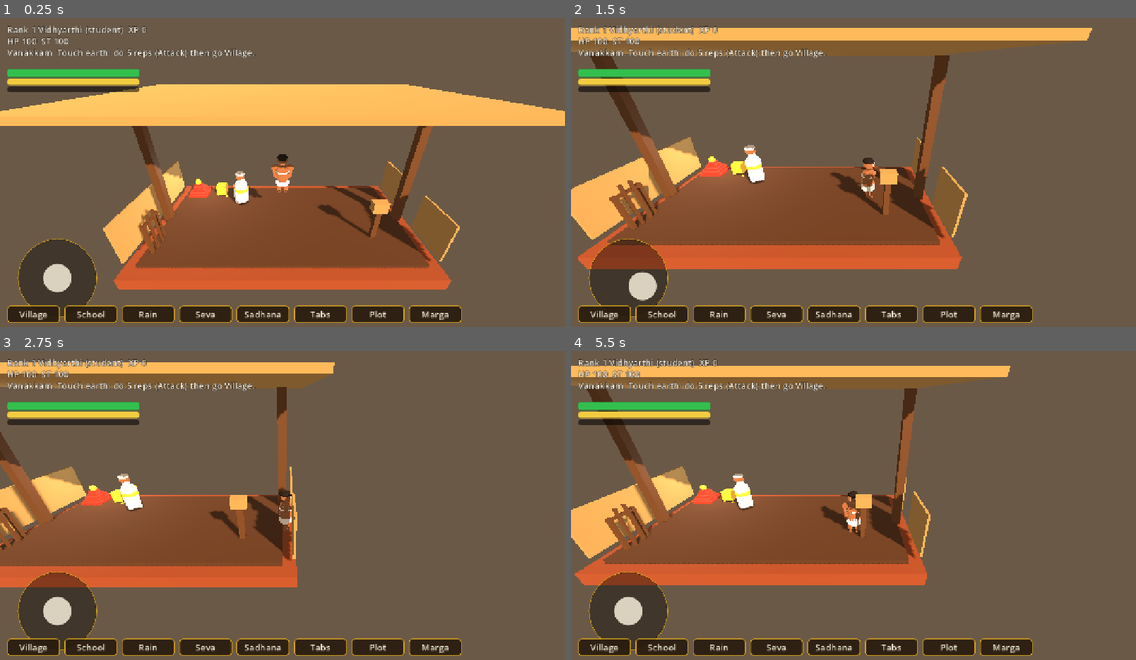
Above: before the commit, frames 1-4 (two rows, left to right).
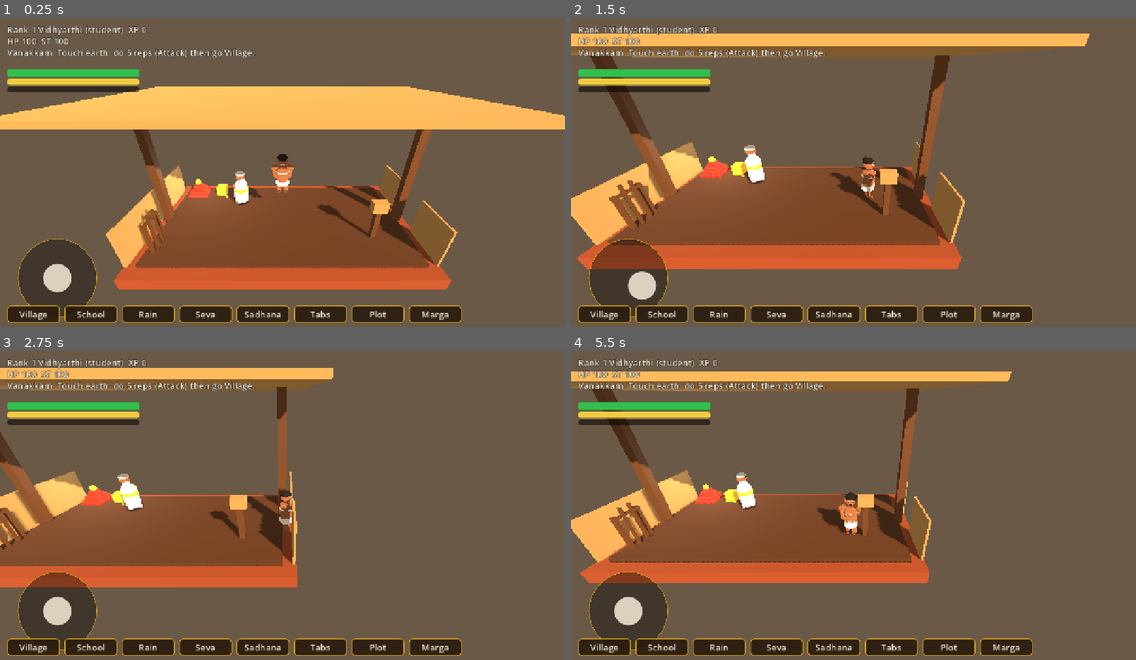
Above: after the commit, the same moments.

Repository: neerajaj96/kalari-game
Game: Godot game, scene res://scenes/main.tscn
The game is run twice, just before and just after one commit, with the same random seed, the same clock (stepped at 60 frames per second) and the same inputs.
Inputs (mouse positions are in pixels of both pictures, inside the frame that each line leads up to):
- Up to frame 1 (0.25 s): no input
- Up to frame 2 (1.5 s): move the mouse to (977, 160) at 0.52 s; hold Right (ui_right) 0.53-1.25 s; click (977, 160) at 0.67 s; drag from (740, 194) to (825, 240) at 1.27 s
- Up to frame 3 (2.75 s): move the mouse to (339, 440) at 2.02 s; hold Right (ui_right) from 2.03 s (still down); click (339, 440) at 2.17 s
- Up to frame 4 (5.5 s): release Right (ui_right) at 2.75 s; drag from (825, 573) to (684, 462) at 2.77 s; move the mouse to (1023, 558) at 3.52 s; hold Left (ui_left) 3.53-4.25 s; click (1023, 558) at 3.67 s; drag from (684, 462) to (768, 431) at 4.27 s; move the mouse to (881, 508) at 5.02 s; hold Down (ui_down) from 5.03 s (still down); click (881, 508) at 5.17 s

The runs differ from the first frame. In frame 1, 3.0% of the frame differs, in the area x 0-100%, y 21-82%; in frame 2, 5.1%; in frame 3, 3.0%; in frame 4, 7.6%, in the area x 0-78%, y 4-76%.

Commit message:
March seal: avatar micro-detail F1-F4 + torso/hands/teeth/arms, smallest-first bands, temple+pit shells, systems 1-12, HUD/camera/lighting C1-C4

Diff:
--- a/scenes/school.tscn
+++ b/scenes/school.tscn
@@ -60,7 +60,7 @@
 material = ExtResource("4")
 use_collision = true
 size = Vector3(1.2, 0.15, 1.2)
-position = Vector3(-5.5, -1.0, -2.5)
+position = Vector3(-5.5, -1.025, -2.5)
 
 [node name="PootharaT2" type="CSGBox3D" parent="."]
 material = ExtResource("4")
@@ -97,31 +97,31 @@
 material = ExtResource("5")
 use_collision = true
 size = Vector3(0.6, 0.6, 0.6)
-position = Vector3(-4.0, -0.7, -2.5)
+position = Vector3(-4.0, -0.8, -2.5)
 
 [node name="OlaWallE_N" type="CSGBox3D" parent="."]
 material = ExtResource("6")
 use_collision = true
 size = Vector3(0.1, 2.0, 2.2)
-position = Vector3(6.9, 0.0, -2.0)
+position = Vector3(6.9, -0.3, -2.0)
 
 [node name="OlaWallE_S" type="CSGBox3D" parent="."]
 material = ExtResource("6")
 use_collision = true
 size = Vector3(0.1, 2.0, 2.2)
-position = Vector3(6.9, 0.0, 2.0)
+position = Vector3(6.9, -0.3, 2.0)
 
 [node name="OlaWallW" type="CSGBox3D" parent="."]
 material = ExtResource("6")
 use_collision = true
 size = Vector3(0.1, 2.0, 6.4)
-position = Vector3(-6.9, 0.0, 0)
+position = Vector3(-6.9, -0.3, 0)
 
 [node name="Roof" type="CSGBox3D" parent="."]
 material = ExtResource("6")
 use_collision = true
 size = Vector3(15.0, 0.2, 8.6)
-position = Vector3(0, 5.4, 0)
+position = Vector3(0, 5.3, 0)
 
 [node name="Gurukkal" parent="." instance=ExtResource("8")]
 position = Vector3(-2.5, -1.1, -1.5)
@@ -186,17 +186,17 @@
 material = ExtResource("5")
 use_collision = true
 size = Vector3(0.12, 0.08, 0.12)
-position = Vector3(-3.0, -1.0, -1.8)
+position = Vector3(-3.0, -1.06, -1.8)
 
 [node name="Flower2" type="CSGBox3D" parent="."]
 material = ExtResource("5")
 size = Vector3(0.12, 0.08, 0.12)
-position = Vector3(-3.6, -1.0, -2.0)
+position = Vector3(-3.6, -1.06, -2.0)
 
 [node name="Flower3" type="CSGBox3D" parent="."]
 material = ExtResource("5")
 size = Vector3(0.12, 0.08, 0.12)
-position = Vector3(-4.2, -1.0, -2.2)
+position = Vector3(-4.2, -1.06, -2.2)
 
 [node name="Sun" type="DirectionalLight3D" parent="."]
 shadow_enabled = true
--- a/scenes/village.tscn
+++ b/scenes/village.tscn
@@ -62,7 +62,7 @@
 material = ExtResource("4")
 use_collision = true
 size = Vector3(4.6, 0.3, 4.6)
-position = Vector3(-8.0, 3.2, -6.0)
+position = Vector3(-8.0, 3.15, -6.0)
 rotation = Vector3(0, 0.785, 0)
 
 [node name="House2" type="CSGBox3D" parent="."]
@@ -75,7 +75,7 @@
 material = ExtResource("4")
 use_collision = true
 size = Vector3(4.6, 0.3, 4.6)
-position = Vector3(8.0, 3.2, -6.0)
+position = Vector3(8.0, 3.15, -6.0)
 rotation = Vector3(0, 0.785, 0)
 
 [node name="TempleComplex" type="Node3D" parent="."]
@@ -129,13 +129,13 @@
 material = ExtResource("12")
 use_collision = true
 size = Vector3(0.35, 1.4, 0.35)
-position = Vector3(1.7, 1.1, -0.85)
+position = Vector3(1.7, 1.3, -0.85)
 
 [node name="DwarapalakaR" type="CSGBox3D" parent="TempleComplex"]
 material = ExtResource("12")
 use_collision = true
 size = Vector3(0.35, 1.4, 0.35)
-position = Vector3(1.7, 1.1, 0.85)
+position = Vector3(1.7, 1.3, 0.85)
 
 [node name="Peetha" type="CSGBox3D" parent="TempleComplex"]
 material = ExtResource("12")
@@ -263,31 +263,31 @@
 material = ExtResource("4")
 use_collision = true
 size = Vector3(2.4, 0.15, 2.4)
-position = Vector3(-4.5, 1.9, -4.5)
+position = Vector3(-4.5, 1.875, -4.5)
 
 [node name="Vilakku1" type="CSGBox3D" parent="TempleComplex"]
 material = ExtResource("5")
 use_collision = true
 size = Vector3(0.25, 0.4, 0.25)
-position = Vector3(-4.0, 0.5, -5.5)
+position = Vector3(-4.0, 0.2, -5.5)
 
 [node name="Vilakku2" type="CSGBox3D" parent="TempleComplex"]
 material = ExtResource("5")
 use_collision = true
 size = Vector3(0.25, 0.4, 0.25)
-position = Vector3(-1.5, 0.5, -5.5)
+position = Vector3(-1.5, 0.2, -5.5)
 
 [node name="Vilakku3" type="CSGBox3D" parent="TempleComplex"]
 material = ExtResource("5")
 use_collision = true
 size = Vector3(0.25, 0.4, 0.25)
-position = Vector3(1.0, 0.5, -5.5)
+position = Vector3(1.0, 0.2, -5.5)
 
 [node name="Vilakku4" type="CSGBox3D" parent="TempleComplex"]
 material = ExtResource("5")
 use_collision = true
 size = Vector3(0.25, 0.4, 0.25)
-position = Vector3(3.5, 0.5, -5.5)
+position = Vector3(3.5, 0.2, -5.5)
 
 [node name="Balikkal" type="CSGBox3D" parent="TempleComplex"]
 material = ExtResource("8")
@@ -299,7 +299,7 @@
 material = ExtResource("4")
 use_collision = true
 size = Vector3(2.0, 0.15, 2.0)
-position = Vector3(9.0, 2.2, 0)
+position = Vector3(9.0, 1.3, 0)
 
 [node name="DwajaPole" type="CSGBox3D" parent="TempleComplex"]
 material = ExtResource("9")
@@ -326,10 +326,34 @@
 position = Vector3(12.5, 3.1, 1.5)
 
 [node name="KoothamBase" type="CSGBox3D" parent="TempleComplex"]
-material = ExtResource("12")
+material = ExtResource("8")
 use_collision = true
 size = Vector3(5.0, 0.4, 4.0)
 position = Vector3(9.0, 0.2, -8.5)
+
+[node name="KoothamP1" type="CSGBox3D" parent="TempleComplex"]
+material = ExtResource("9")
+use_collision = true
+size = Vector3(0.25, 2.3, 0.25)
+position = Vector3(6.8, 1.55, -10.2)
+
+[node name="KoothamP2" type="CSGBox3D" parent="TempleComplex"]
+material = ExtResource("9")
+use_collision = true
+size = Vector3(0.25, 2.3, 0.25)
+position = Vector3(11.2, 1.55, -10.2)
+
+[node name="KoothamP3" type="CSGBox3D" parent="TempleComplex"]
+material = ExtResource("9")
+use_collision = true
+size = Vector3(0.25, 2.3, 0.25)
+position = Vector3(6.8, 1.55, -6.8)
+
+[node name="KoothamP4" type="CSGBox3D" parent="TempleComplex"]
+material = ExtResource("9")
+use_collision = true
+size = Vector3(0.25, 2.3, 0.25)
+position = Vector3(11.2, 1.55, -6.8)
 
 [node name="KoothamRoof" type="CSGBox3D" parent="TempleComplex"]
 material = ExtResource("4")
@@ -463,7 +487,7 @@
 material = ExtResource("4")
 use_collision = true
 size = Vector3(1.2, 0.1, 1.2)
-position = Vector3(-8.0, 0.1, 8.5)
+position = Vector3(-8.0, 0.075, 8.5)
 
 [node name="HermitStone1" type="CSGBox3D" parent="."]
 material = ExtResource("12")
--- a/scripts/combat_state.gd
+++ b/scripts/combat_state.gd
@@ -45,6 +45,8 @@
 	return true
 
 func take_hit(dmg: float, is_marma: bool = false) -> void:
+	if state == S.DOWN:
+		return # corpses don't flinch
 	if state == S.BLOCK:
 		if stamina >= 8.0:
 			stamina -= 8.0
--- a/scripts/enemy_ai.gd
+++ b/scripts/enemy_ai.gd
@@ -2,6 +2,7 @@
 # Simple deterministic bandit AI: chase -> strike in range -> cooldown. No ML.
 
 const CombatState = preload("res://scripts/combat_state.gd")
+const FLASH_MAT = preload("res://materials/shrine_yellow.tres")
 
 @export var speed := 3.6
 @export var attack_range := 2.2
@@ -38,7 +39,7 @@
 	if body == null:
 		return
 	var orig = body.material_override
-	body.material_override = load("res://materials/shrine_yellow.tres")
+	body.material_override = FLASH_MAT
 	await get_tree().create_timer(0.1).timeout
 	if is_instance_valid(body):
 		body.material_override = orig
--- a/scripts/follow_camera.gd
+++ b/scripts/follow_camera.gd
@@ -23,9 +23,9 @@
 	var p := get_tree().get_first_node_in_group("player") as Node3D
 	if p:
 		var goal: Vector3 = p.global_position + offset
-		# Clamp to arena so we never show void
-		goal.x = clampf(goal.x, -8.0, 8.0)
-		goal.z = clampf(goal.z, -6.0, 12.0)
+		# Clamp to village bounds (pit sits inside them) so we never show void.
+		goal.x = clampf(goal.x, -13.0, 13.0)
+		goal.z = clampf(goal.z, -12.0, 14.0)
 		global_position = global_position.lerp(goal, minf(1.0, follow_speed * delta))
 	trauma = maxf(0.0, trauma - delta * 1.6)
 	if trauma > 0.0:
--- a/scripts/gurukkal_zone.gd
+++ b/scripts/gurukkal_zone.gd
@@ -13,17 +13,25 @@
 ]
 
 var _visits := 0
+var _cool := 0.0
 
 func _ready() -> void:
 	body_entered.connect(_on_body)
 
+func _process(delta: float) -> void:
+	if _cool > 0.0:
+		_cool = maxf(0.0, _cool - delta)
+
 func _on_body(b: Node) -> void:
 	if not b.is_in_group("player"):
 		return
+	if _cool > 0.0:
+		return
+	_cool = 8.0
 	_visits += 1
 	var game = get_tree().get_first_node_in_group("game")
 	var rank := 1
-	if game and game.get("xp_rank") != null:
+	if game and game.get("xp_rank") != null and game.xp_rank.get("rank") != null:
 		rank = game.xp_rank.rank
 	var hud = get_tree().get_first_node_in_group("hud")
 	if hud and hud.has_method("say"):
--- a/scripts/hermitage_zone.gd
+++ b/scripts/hermitage_zone.gd
@@ -20,4 +20,6 @@
 	var game = get_tree().get_first_node_in_group("game")
 	if game == null or game.get("sadhana") == null:
 		return
+	if not game.sadhana.has_method("set_zone") or not game.sadhana.has_method("is_in_temple"):
+		return
 	game.sadhana.set_zone(v, game.sadhana.is_in_temple())
--- a/scripts/hud.gd
+++ b/scripts/hud.gd
@@ -17,6 +17,9 @@
 
 var _last_hp := 100.0
 var _flash := 0.0
+var _last_hp_text := ""
+var _last_xp_text := ""
+var _boot_warned := false
 var _boot_t := 0.0
 var _boot_checked := false
 var _moves: Array = []
@@ -249,6 +252,13 @@
 			tabs_panel.visible = true
 			return
 
+func _deadzone(v: Vector2) -> Vector2:
+	# 0.15 stick deadzone; rescale so full deflection still reaches 1.0.
+	var l := v.length()
+	if l < 0.15:
+		return Vector2.ZERO
+	return v.normalized() * minf(1.0, (l - 0.15) / 0.85)
+
 func _input(event: InputEvent) -> void:
 	if event is InputEventMouseButton and event.button_index == MOUSE_BUTTON_LEFT:
 		# PC mouse mirrors touch so the comment 'works with mouse' holds.
@@ -265,9 +275,7 @@
 				knob.position = Vector2(58, 58)
 		return
 	if event is InputEventMouseMotion and joy_id == -2:
-		var md: Vector2 = (event.position - joy_origin) / 90.0
-		if md.length() > 1.0:
-			md = md.normalized()
+		var md: Vector2 = _deadzone((event.position - joy_origin) / 90.0)
 		if player:
 			player.set_move(Vector2(md.x, md.y))
 		if knob:
@@ -286,9 +294,7 @@
 			if knob:
 				knob.position = Vector2(58, 58)
 	elif event is InputEventScreenDrag and event.index == joy_id:
-		var d: Vector2 = (event.position - joy_origin) / 90.0
-		if d.length() > 1.0:
-			d = d.normalized()
+		var d: Vector2 = _deadzone((event.position - joy_origin) / 90.0)
 		# Screen y-down -> world z-down mapping
 		if player:
 			player.set_move(Vector2(d.x, d.y))
@@ -298,22 +304,33 @@
 func _process(_delta: float) -> void:
 	if not _boot_checked:
 		_boot_t += _delta
-		if _boot_t >= 2.0:
+		var w0 = get_tree().get_first_node_in_group("world")
+		var loaded := w0 != null and w0.get("current") != null
+		if loaded:
 			_boot_checked = true
-			var w = get_tree().get_first_node_in_group("world")
-			if w == null or w.get("current") == null:
-				say("BOOT ERROR: 3D world failed to load. Note this text and report it.")
-				return
+		elif _boot_t >= 6.0:
+			_boot_checked = true
+			say("BOOT ERROR: 3D world failed to load. Note this text and report it.")
+			return
+		elif _boot_t >= 2.0 and not _boot_warned:
+			_boot_warned = true
+			say("Loading Kalari... (slow storage, hold on)")
 	# Keyboard fallback
 	if player and joy_id == -1:
 		var kv := Input.get_vector("ui_left", "ui_right", "ui_up", "ui_down")
 		if kv.length() > 0.05:
 			player.set_move(kv)
-	if player and xp and player.get("combat") != null:
+	if player and xp and player.get("combat") != null and xp.has_method("title") and xp.get("rank") != null:
 		var hp: float = player.combat.hp
 		var st: float = player.combat.stamina
-		hp_label.text = "HP %.0f  ST %.0f" % [hp, st]
-		xp_label.text = "Rank %d %s  XP %d" % [xp.rank, xp.title(), xp.xp]
+		var hp_text := "HP %.0f  ST %.0f" % [hp, st]
+		if hp_text != _last_hp_text:
+			_last_hp_text = hp_text
+			hp_label.text = hp_text
+		var xp_text := "Rank %d %s  XP %d" % [xp.rank, xp.title(), xp.xp]
+		if xp_text != _last_xp_text:
+			_last_xp_text = xp_text
+			xp_label.text = xp_text
 		if player.has_method("set_rank"):
 			player.set_rank(xp.rank)
 		hp_bar.value = hp
--- a/scripts/lamp_flicker.gd
+++ b/scripts/lamp_flicker.gd
@@ -11,9 +11,8 @@
 	# RankSash, enemy flash and Koombi too.
 	var src: StandardMaterial3D = load("res://materials/shrine_yellow.tres")
 	_glow_mat = src.duplicate()
-	var lamp_mesh := get_node_or_null("../GarbhaDeepam") as MeshInstance3D
-	if lamp_mesh == null:
-		lamp_mesh = get_node_or_null("../Koombi") as MeshInstance3D
+	# Koombi dome carries the glow (only shrine mesh in the school scene).
+	var lamp_mesh := get_node_or_null("../Koombi") as MeshInstance3D
 	if lamp_mesh:
 		lamp_mesh.material_override = _glow_mat
 
--- a/scripts/lighting_preset.gd
+++ b/scripts/lighting_preset.gd
@@ -11,6 +11,9 @@
 var day_t := 0.35
 var storm := 0.0
 var _storm_goal := 0.0
+var _frame_t := 0.0
+var _last_rain := -1
+var _last_lamp := -1.0
 
 # sun_rot, sun_energy, sun_color, ambient_color, ambient_energy, bg, fog_density
 const KEYS := [
@@ -26,15 +29,19 @@
 	_apply_frame()
 
 func _process(delta: float) -> void:
+	# 2Hz throttle: light moves too slowly to need per-frame writes, and
+	# rain.amount reallocs on change — never touch it 60x/sec.
 	var dirty := false
 	if cycle:
 		day_t = fmod(day_t + delta / day_length, 1.0)
-		dirty = true
 	if not is_equal_approx(storm, _storm_goal):
 		storm = lerpf(storm, _storm_goal, minf(1.0, 2.0 * delta))
 		dirty = true
-	if dirty:
-		_apply_frame()
+	_frame_t += delta
+	if cycle or dirty:
+		if _frame_t >= 0.5:
+			_frame_t = 0.0
+			_apply_frame()
 
 func apply(p: int) -> void:
 	# Instant jump (kept for Rain toggle + plot callers).
@@ -98,12 +105,18 @@
 		env.ambient_light_energy = f[4]
 		env.background_color = f[5]
 		env.fog_density = f[6]
-	# Lamp auto-light after dusk + storm gloom.
+	# Lamp auto-light after dusk + storm gloom (write only on change).
 	var lamp = get_node_or_null("Lamp")
 	if lamp and lamp.get("base") != null:
 		var night: float = clampf((day_t - 0.75) / 0.2, 0.0, 1.0)
-		lamp.base = 1.3 + night * 0.4 + storm * 0.2
-	# Rain heaviness follows storm.
+		var want_lamp: float = 1.3 + night * 0.4 + storm * 0.2
+		if not is_equal_approx(want_lamp, _last_lamp):
+			_last_lamp = want_lamp
+			lamp.base = want_lamp
+	# Rain heaviness follows storm (amount reallocates — write only on change).
 	var rain = get_node_or_null("Rain") as CPUParticles3D
 	if rain:
-		rain.amount = int(lerpf(150.0, 300.0, storm))
+		var want_rain := int(lerpf(150.0, 300.0, storm))
+		if want_rain != _last_rain:
+			_last_rain = want_rain
+			rain.amount = want_rain
--- a/scripts/market_zone.gd
+++ b/scripts/market_zone.gd
@@ -12,7 +12,7 @@
 
 func _process(delta: float) -> void:
 	_t += delta
-	if _t < 3.0:
+	if _t < 8.0:
 		return
 	_t = 0.0
 	for b in get_overlapping_bodies():
--- a/scripts/player.gd
+++ b/scripts/player.gd
@@ -99,7 +99,7 @@
 	if not in_school:
 		return
 	var n: int = game.quest_log.add_reps(1)
-	if game.get("xp_rank") != null:
+	if game.get("xp_rank") != null and game.xp_rank.has_method("add_xp"):
 		if n == 5:
 			game.xp_rank.add_xp(120)
 			_say("5 reps! Gurukkal nods. First quest done (+120 XP). Go Village.")
@@ -251,7 +251,7 @@
 	head.position.x = sin(_bob_t) * 0.02
 
 func _deal_melee_delayed() -> void:
-	await get_tree().create_timer(0.12).timeout
+	await get_tree().create_timer(0.12, true, false, true).timeout
 	if is_inside_tree():
 		_deal_melee()
 
@@ -274,7 +274,7 @@
 		# Marma if player is behind enemy (enemy facing away)
 		var e_fwd: Vector3 = -e.global_transform.basis.z
 		e_fwd.y = 0.0
-		var behind: bool = e_fwd.normalized().dot((-to).normalized()) < -0.3
+		var behind: bool = e_fwd.normalized().dot((-to).normalized()) < -0.5
 		if e.has_method("apply_hit"):
 			e.apply_hit(cur_damage * _buff_marma, behind)
 			if behind:
--- a/scripts/quests.gd
+++ b/scripts/quests.gd
@@ -6,6 +6,7 @@
 var reps: int = 0
 var q02_done := false
 var q03_done := false
+var _shamed := false
 
 func _ready() -> void:
 	var f := FileAccess.open("res://data/quests.json", FileAccess.READ)
@@ -18,13 +19,14 @@
 func add_kill(marma: bool = false) -> int:
 	kills += 1
 	var game = get_tree().get_first_node_in_group("game")
-	if game == null or game.get("xp_rank") == null:
+	if game == null or game.get("xp_rank") == null or not game.xp_rank.has_method("add_xp"):
 		return kills
 	if kills >= 1 and not q02_done and not marma:
 		q02_done = true
 		game.xp_rank.add_xp(150)
 		_say("Quest q02 done openly (+150 XP). No hidden knife — Unniyarcha nods.")
-	elif kills >= 1 and not q02_done and marma:
+	elif kills >= 1 and not q02_done and marma and not _shamed:
+		_shamed = true
 		_say("Back-stab pays marma XP, but q02 needs an open kill.")
 	if kills >= 2 and not q03_done:
 		q03_done = true
--- a/scripts/rituals.gd
+++ b/scripts/rituals.gd
@@ -60,9 +60,9 @@
 	var c: Dictionary = current()
 	var up := false
 	var game = get_tree().get_first_node_in_group("game")
-	if game and game.get("xp_rank") != null:
+	if game and game.get("xp_rank") != null and game.xp_rank.has_method("add_xp"):
 		up = game.xp_rank.add_xp(int(c.get("xp", 40)))
-		if up and game.get("hud") != null:
+		if up and game.get("hud") != null and game.xp_rank.has_method("title"):
 			game.hud.say("Rank up! %s" % game.xp_rank.title())
 	phase = "IDLE"
 	idx += 1
--- a/scripts/sadhana.gd
+++ b/scripts/sadhana.gd
@@ -27,14 +27,14 @@
 		return "Breath settles... rest %ds before next session." % int(cooldown_t)
 	var game = get_tree().get_first_node_in_group("game")
 	var rank := 1
-	if game and game.get("xp_rank") != null:
+	if game and game.get("xp_rank") != null and game.xp_rank.get("rank") != null:
 		rank = game.xp_rank.rank
 	if place == "forest" and rank < 2:
 		return "Forest dhyana needs Rank 2 (Meithari-cleared). Train first."
 	active = true
 	kind = place
 	count = 0
-	half = false
+	half = true # first tap flips to inhale
 	var names := { "kalari": "Kalari Pranayama", "temple": "Bhadrakali Upasana", "forest": "Forest Dhyana" }
 	return "%s: 11 silent breaths. Tap Breathe in, out, steady. Stop if dizzy." % names.get(place, "Sadhana")
 
@@ -45,8 +45,10 @@
 	half = not half
 	if count >= TARGET:
 		return _complete()
-	var phase := "in..." if not half else "out..."
-	return "%s breath %d/11" % [phase, count / 2 + 1]
+	# Odd taps are inhales starting breath N; even taps exhale to close it.
+	var done: int = count / 2
+	var phase := "in... (%d/11)" % (done + 1) if not half else "out... (%d/11 done)" % done
+	return phase
 
 func stop() -> String:
 	if not active:
@@ -80,7 +82,7 @@
 	return done_msg
 
 func place_of_player() -> String:
-	# Hermitage flag set by zone; sanctum proximity by trigger area handled via last_zone.
+	# Hermitage/sanctum flags from zones; school pit detected by world name.
 	if _forest:
 		return "forest"
 	if _temple:
--- a/scripts/sanctum_trigger.gd
+++ b/scripts/sanctum_trigger.gd
@@ -6,6 +6,7 @@
 @export var tab_body := "The sanctum is the deity's head (garbha = head). After prana-pratishtha, only the Tantri (ritual authority) and Melshanti (chief priest) cross the sopanam. You serve from Namaskara Mandapam: flowers, ghee, guard duty. Dwarapalakas (door guardians) enforce it."
 
 var _shown := false
+var _dwell := 0.0
 
 func _ready() -> void:
 	body_entered.connect(_on_body)
@@ -34,7 +35,25 @@
 				return
 			if not _shown:
 				_shown = true
+				_dwell = 0.0
 				hud.say(tab_title + " — " + tab_body)
-				await get_tree().create_timer(12.0).timeout
-				if is_inside_tree():
-					_shown = false
+
+func _process(delta: float) -> void:
+	# Long dwellers re-hear the rule every ~30s instead of once per visit.
+	if not _shown:
+		return
+	_dwell += delta
+	if _dwell < 30.0:
+		return
+	var inside := false
+	for b in get_overlapping_bodies():
+		if b.is_in_group("player"):
+			inside = true
+			break
+	if inside:
+		_dwell = 0.0
+		var hud = get_tree().get_first_node_in_group("hud")
+		if hud and hud.has_method("say"):
+			hud.say(tab_title + " — " + tab_body)
+	else:
+		_shown = false
--- a/scripts/temple_plot.gd
+++ b/scripts/temple_plot.gd
@@ -10,7 +10,6 @@
 var visited_hermitage := false
 var visited_sanctum := false
 var _t := 0.0
-var _announced := -1
 
 func _ready() -> void:
 	var f := FileAccess.open("res://data/temple_plot.json", FileAccess.READ)
@@ -41,12 +40,17 @@
 	var p: Dictionary = phases[phase]
 	var game = get_tree().get_first_node_in_group("game")
 	var rank := 1
-	if game and game.get("xp_rank") != null:
+	if game and game.get("xp_rank") != null and game.xp_rank.get("rank") != null:
 		rank = game.xp_rank.rank
 	var lock := ""
 	if rank < int(p.get("rank_needed", 1)):
 		lock = " [LOCKED: needs Rank %d, you are %d]" % [int(p.get("rank_needed", 1)), rank]
-	return "Phase %d/7 %s%s: %s (supply %d)" % [int(p.get("n", 0)), p.get("name", "?"), lock, p.get("brief", ""), supply]
+	var extra := ""
+	var needs: Dictionary = p.get("needs", {})
+	var want_kills := maxi(int(needs.get("kills", 0)), int(needs.get("kills_total", 0)))
+	if want_kills > 0 and game and game.get("quest_log") != null and game.quest_log.get("kills") != null:
+		extra = " (bandits down: %d/%d)" % [game.quest_log.kills, want_kills]
+	return "Phase %d/7 %s%s: %s (supply %d)%s" % [int(p.get("n", 0)), p.get("name", "?"), lock, p.get("brief", ""), supply, extra]
 
 func _process(delta: float) -> void:
 	_t += delta
@@ -84,7 +88,7 @@
 	return true
 
 func _finish(p: Dictionary, game: Node) -> void:
-	if game.get("xp_rank") == null:
+	if game.get("xp_rank") == null or not game.xp_rank.has_method("add_xp"):
 		return
 	game.xp_rank.add_xp(int(p.get("xp", 100)))
 	# Keep overflow: extra loads count toward the next supply phase.
--- a/scripts/vadivu_pose.gd
+++ b/scripts/vadivu_pose.gd
@@ -67,7 +67,7 @@
 	# STRIKE/BLOCK/DODGE. Gurukkal has no Vadivu node, so he never blinks.
 	if _eye_l == null or _eye_r == null:
 		return
-	if st in [1, 0, 5]: # IDLE/STANCE/HIT only
+	if st in [1, 0]: # IDLE/STANCE only; flinch never blinks
 		_blink_t -= delta
 		if _blink_t <= 0.0:
 			_blink_t = randf_range(2.5, 5.0)
--- a/scripts/vama.gd
+++ b/scripts/vama.gd
@@ -23,15 +23,17 @@
 	var rank := 1
 	var sevas := 0
 	if game:
-		if game.get("xp_rank") != null:
+		if game.get("xp_rank") != null and game.xp_rank.get("rank") != null:
 			rank = game.xp_rank.rank
-		if game.get("rituals") != null:
+		if game.get("rituals") != null and game.rituals.get("idx") != null:
 			sevas = game.rituals.idx
 	if rank < 3:
 		return "Marga: needs Rank 3 (you %d). Train Kalari first." % rank
 	if sevas < 3:
 		return "Marga: needs tantri trust, 3 sevas done (you %d). Serve at temple." % sevas
-	var names := ["", "Five Elements Contemplation: do Forest Dhyana.", "Kula axis: stand at sanctum door.", "Vira resolve: defeat 1 bandit.", "Complete. Carry it quietly."]
+	if stage == 0:
+		return "Marga: gates met. Tantri nods shortly — stand ready."
+	var names := ["", "Five Elements Contemplation: do Forest Dhyana.", "Kula axis: stand at sanctum door.", "Vira resolve: defeat 1 bandit (fresh bandits return when you re-enter the village).", "Complete. Carry it quietly."]
 	return "Marga %d/3: %s" % [mini(stage, 3), names[mini(stage, 4)]]
 
 func on_forest_dhyana() -> void:
